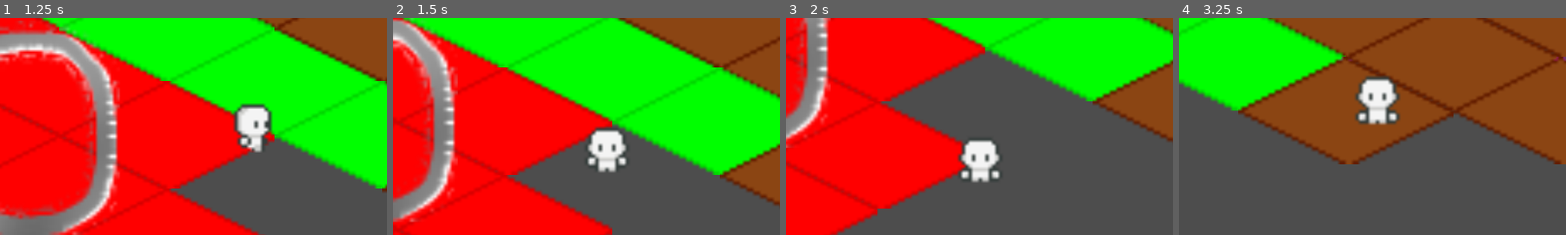
Above: before the commit, frames 1-4 (left to right).
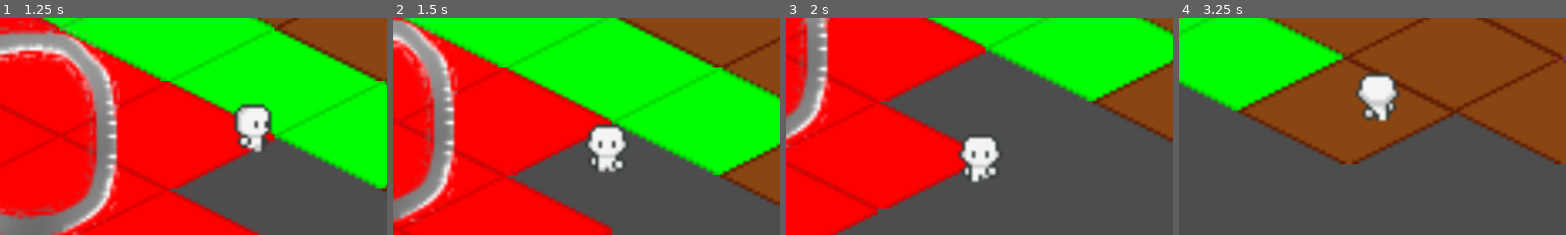
Above: after the commit, the same moments.

Repository: Utedass/PaDoor
Game: Godot game, scene res://main.tscn
Same seed, same stepped clock (60 frames per second), same inputs: the game is played once before the commit and once after it.
Inputs:
- Up to frame 1 (1.25 s): hold Right (ui_right) from 0.53 s (still down)
- Up to frame 2 (1.5 s): release Right (ui_right) at 1.28 s; hold Down (ui_down) from 1.28 s (still down)
- Up to frame 3 (2 s): keep holding Down (ui_down)
- Up to frame 4 (3.25 s): release Down (ui_down) at 2.03 s; hold Right (ui_right) 2.03-2.78 s; hold Up (ui_up) from 2.78 s (still down)
The pictures show only the part of the screen within x 25-75%, y 25-75%; the shares and areas given below are measured in that part.

Frame 1 is identical in both runs. In frame 2, 1.0% of the frame differs, in the area x 50-61%, y 48-70%; in frame 3, 1.0%; in frame 4, 1.6%, in the area x 45-58%, y 25-50%.

Commit message:
Add more animations for player.

Diff:
--- a/objects/player.tscn
+++ b/objects/player.tscn
@@ -87,6 +87,70 @@
 atlas = ExtResource("3_uxov2")
 region = Rect2(560, 0, 80, 80)
 
+[sub_resource type="AtlasTexture" id="AtlasTexture_uxov2"]
+atlas = ExtResource("3_uxov2")
+region = Rect2(0, 160, 80, 80)
+
+[sub_resource type="AtlasTexture" id="AtlasTexture_42cpl"]
+atlas = ExtResource("3_uxov2")
+region = Rect2(80, 160, 80, 80)
+
+[sub_resource type="AtlasTexture" id="AtlasTexture_vqq2l"]
+atlas = ExtResource("3_uxov2")
+region = Rect2(160, 160, 80, 80)
+
+[sub_resource type="AtlasTexture" id="AtlasTexture_r673r"]
+atlas = ExtResource("3_uxov2")
+region = Rect2(240, 160, 80, 80)
+
+[sub_resource type="AtlasTexture" id="AtlasTexture_mqnmn"]
+atlas = ExtResource("3_uxov2")
+region = Rect2(320, 160, 80, 80)
+
+[sub_resource type="AtlasTexture" id="AtlasTexture_5esnd"]
+atlas = ExtResource("3_uxov2")
+region = Rect2(400, 160, 80, 80)
+
+[sub_resource type="AtlasTexture" id="AtlasTexture_w1o2u"]
+atlas = ExtResource("3_uxov2")
+region = Rect2(480, 160, 80, 80)
+
+[sub_resource type="AtlasTexture" id="AtlasTexture_s4hvt"]
+atlas = ExtResource("3_uxov2")
+region = Rect2(560, 160, 80, 80)
+
+[sub_resource type="AtlasTexture" id="AtlasTexture_2sux5"]
+atlas = ExtResource("3_uxov2")
+region = Rect2(0, 80, 80, 80)
+
+[sub_resource type="AtlasTexture" id="AtlasTexture_iqfnf"]
+atlas = ExtResource("3_uxov2")
+region = Rect2(80, 80, 80, 80)
+
+[sub_resource type="AtlasTexture" id="AtlasTexture_bhqug"]
+atlas = ExtResource("3_uxov2")
+region = Rect2(160, 80, 80, 80)
+
+[sub_resource type="AtlasTexture" id="AtlasTexture_cyhxw"]
+atlas = ExtResource("3_uxov2")
+region = Rect2(240, 80, 80, 80)
+
+[sub_resource type="AtlasTexture" id="AtlasTexture_wq66c"]
+atlas = ExtResource("3_uxov2")
+region = Rect2(320, 80, 80, 80)
+
+[sub_resource type="AtlasTexture" id="AtlasTexture_183dw"]
+atlas = ExtResource("3_uxov2")
+region = Rect2(400, 80, 80, 80)
+
+[sub_resource type="AtlasTexture" id="AtlasTexture_nflk0"]
+atlas = ExtResource("3_uxov2")
+region = Rect2(480, 80, 80, 80)
+
+[sub_resource type="AtlasTexture" id="AtlasTexture_uqwil"]
+atlas = ExtResource("3_uxov2")
+region = Rect2(560, 80, 80, 80)
+
 [sub_resource type="SpriteFrames" id="SpriteFrames_2cqfq"]
 animations = [{
 "frames": [{
@@ -167,6 +231,64 @@
 }],
 "loop": true,
 "name": &"runEast",
+"speed": 20.0
+}, {
+"frames": [{
+"duration": 1.0,
+"texture": SubResource("AtlasTexture_uxov2")
+}, {
+"duration": 1.0,
+"texture": SubResource("AtlasTexture_42cpl")
+}, {
+"duration": 1.0,
+"texture": SubResource("AtlasTexture_vqq2l")
+}, {
+"duration": 1.0,
+"texture": SubResource("AtlasTexture_r673r")
+}, {
+"duration": 1.0,
+"texture": SubResource("AtlasTexture_mqnmn")
+}, {
+"duration": 1.0,
+"texture": SubResource("AtlasTexture_5esnd")
+}, {
+"duration": 1.0,
+"texture": SubResource("AtlasTexture_w1o2u")
+}, {
+"duration": 1.0,
+"texture": SubResource("AtlasTexture_s4hvt")
+}],
+"loop": true,
+"name": &"runNorth",
+"speed": 20.0
+}, {
+"frames": [{
+"duration": 1.0,
+"texture": SubResource("AtlasTexture_2sux5")
+}, {
+"duration": 1.0,
+"texture": SubResource("AtlasTexture_iqfnf")
+}, {
+"duration": 1.0,
+"texture": SubResource("AtlasTexture_bhqug")
+}, {
+"duration": 1.0,
+"texture": SubResource("AtlasTexture_cyhxw")
+}, {
+"duration": 1.0,
+"texture": SubResource("AtlasTexture_wq66c")
+}, {
+"duration": 1.0,
+"texture": SubResource("AtlasTexture_183dw")
+}, {
+"duration": 1.0,
+"texture": SubResource("AtlasTexture_nflk0")
+}, {
+"duration": 1.0,
+"texture": SubResource("AtlasTexture_uqwil")
+}],
+"loop": true,
+"name": &"runSouth",
 "speed": 20.0
 }]
 
@@ -184,6 +306,6 @@
 
 [node name="AnimatedSprite2D" type="AnimatedSprite2D" parent="."]
 sprite_frames = SubResource("SpriteFrames_2cqfq")
-animation = &"idleSouth"
+animation = &"idleEast"
 autoplay = "idleSouth"
-frame_progress = 0.34596
+frame_progress = 0.444569
--- a/scripts/player.gd
+++ b/scripts/player.gd
@@ -4,6 +4,9 @@
 
 @onready
 var animation: AnimatedSprite2D = $AnimatedSprite2D
+
+enum AnimationDirection { EAST, WEST, NORTH, SOUTH }
+var lastDirection: AnimationDirection = AnimationDirection.SOUTH
 
 func _physics_process(delta):
 	var dir = Vector2.ZERO
@@ -17,10 +20,23 @@
 	elif dir.x < 0:
 		animation.flip_h = true
 
-	if dir.x == 0:
-		animation.play("idleSouth")
+	if dir.x == 0 and dir.y == 0:
+		match lastDirection:
+			AnimationDirection.NORTH:
+				animation.play("idleNorth")
+			AnimationDirection.SOUTH:
+				animation.play("idleSouth")
+			_:
+				animation.play("idleEast")
+	elif dir.y < -abs(dir.x):
+		animation.play("runNorth")
+		lastDirection = AnimationDirection.NORTH
+	elif dir.y > abs(dir.x):
+		animation.play("runSouth")
+		lastDirection = AnimationDirection.SOUTH
 	else:
 		animation.play("runEast")
+		lastDirection = AnimationDirection.EAST
 	move_and_slide()
 
 func teleport(position: Vector2):
Not shown: 1 places in objects/player.tscn that only renumber resources
